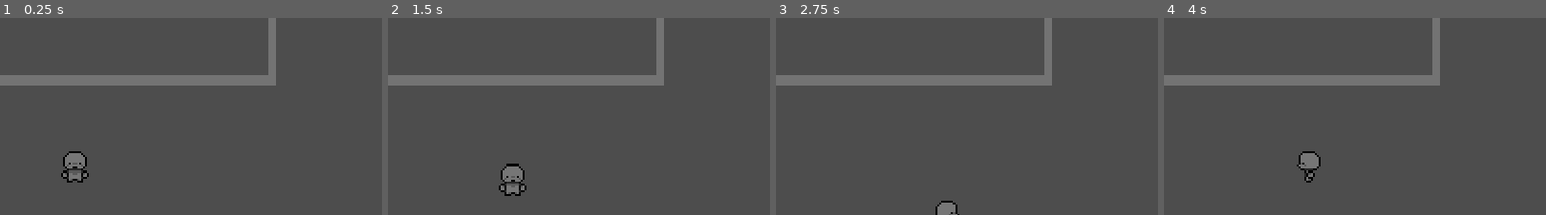
Above: before the commit, frames 1-4 (left to right).
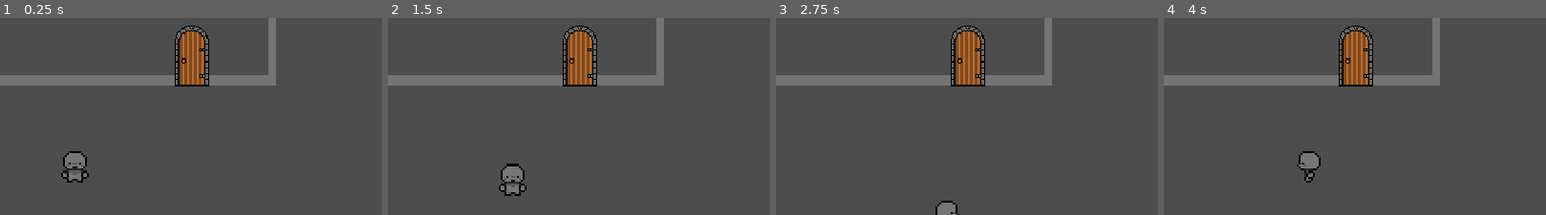
Above: after the commit, the same moments.

Repository: DubiousDuck/Manny-Takes-on-Upper-Management
Game: Godot game, scene res://overworld/sample_overworld.tscn
The game is run twice, just before and just after one commit, with the same random seed, the same clock (stepped at 60 frames per second) and the same inputs. This scene is started directly instead of the project's main scene.
Inputs (mouse positions are % of the whole screen's width and height, from its top left):
- Up to frame 1 (0.25 s): no input
- Up to frame 2 (1.5 s): tap Enter (ui_accept) at 0.5, 0.6, 0.77, 1.07 s; move the mouse to (72, 49) at 0.52 s; hold Right (ui_right) 0.53-1.28 s; click (72, 49) at 0.67 s; move the mouse to (30, 60) at 1.27 s; hold Down (ui_down) from 1.28 s (still down); click (30, 60) at 1.35 s
- Up to frame 3 (2.75 s): tap Enter (ui_accept) at 1.52, 1.55, 1.82, 2.1 s; move the mouse to (60, 30) at 2.02 s; release Down (ui_down) at 2.03 s; hold Right (ui_right) from 2.03 s (still down)
- Up to frame 4 (4 s): move the mouse to (45, 76) at 2.77 s; release Right (ui_right) at 2.78 s; hold Up (ui_up) 2.78-3.53 s; click (45, 76) at 2.85 s; tap Enter (ui_accept) at 3.02, 3.05, 3.32, 3.6, 3.77 s; move the mouse to (80, 70) at 3.52 s; hold Left (ui_left) from 3.53 s (still down)
The pictures show only the part of the screen within x 13-63%, y 44-94%; the shares and areas given below are measured in that part.

The runs differ from the first frame. In frame 1, 2.6% of the frame differs, in the area x 45-55%, y 3-35%; in frame 2, 2.6%; in frame 3, 2.6%; in frame 4, 2.6%.

Commit message:
basic overworld mechanic

Diff:
--- /dev/null
+++ b/Global/global.gd
@@ -0,0 +1,13 @@
+extends Node
+
+## Global script with utility functions
+
+# Overworld
+var _last_overworld: String = ""
+
+func set_last_overworld(file_name: String):
+	#TODO: check if the file_name is a valid scene path
+	_last_overworld = file_name
+
+func get_last_overworld() -> String:
+	return _last_overworld
--- /dev/null
+++ b/overworld/door.gd
@@ -0,0 +1,8 @@
+extends Interactable
+
+class_name Door
+
+@export_file("*.tscn") var scene_to_go
+
+func _interact_call_back():
+	get_tree().change_scene_to_file(scene_to_go)
--- /dev/null
+++ b/overworld/interactable.gd
@@ -0,0 +1,25 @@
+extends Area2D
+
+## A generic class for all interactable items/areas/npcs
+class_name Interactable
+
+var is_in_range: bool = false
+
+## virtual function that should be customized by each inherited class
+func _interact_call_back():
+	pass
+
+func _input(event):
+	if Input.is_action_just_pressed("ui_accept") and is_in_range:
+		_interact_call_back()
+
+func _on_body_entered(body):
+	# highlight sprite when player entered
+	if body is Player:
+		$Sprite2D.modulate = Color(0.5, 0.5, 0.5)
+		is_in_range = true
+
+func _on_body_exited(body):
+	if body is Player:
+		$Sprite2D.modulate = Color(1, 1, 1)
+		is_in_range = false
--- /dev/null
+++ b/overworld/overworld.gd
@@ -0,0 +1,8 @@
+extends Node2D
+
+## General class for any overworld
+class_name Overworld
+
+func _ready():
+	#make the game remember this is the last overworld loaded
+	Global.set_last_overworld(get_tree().current_scene.scene_file_path)
--- a/overworld/sample_overworld.tscn
+++ b/overworld/sample_overworld.tscn
@@ -1,6 +1,9 @@
-[gd_scene load_steps=5 format=3 uid="uid://bl3rxfaj4snxv"]
+[gd_scene load_steps=9 format=3 uid="uid://bl3rxfaj4snxv"]
 
 [ext_resource type="PackedScene" uid="uid://vjjenmk6qvnq" path="res://overworld/Player.tscn" id="1_i2n66"]
+[ext_resource type="Script" path="res://overworld/overworld.gd" id="1_o2m1g"]
+[ext_resource type="Script" path="res://overworld/door.gd" id="2_igj1o"]
+[ext_resource type="Texture2D" uid="uid://coy382quxt11e" path="res://assets/door.png" id="2_yeq1s"]
 
 [sub_resource type="RectangleShape2D" id="RectangleShape2D_ytewl"]
 size = Vector2(561.75, 15)
@@ -11,7 +14,11 @@
 [sub_resource type="RectangleShape2D" id="RectangleShape2D_pulr4"]
 size = Vector2(306.75, 15)
 
+[sub_resource type="CircleShape2D" id="CircleShape2D_dktft"]
+radius = 42.107
+
 [node name="SampleOverworld" type="Node2D"]
+script = ExtResource("1_o2m1g")
 
 [node name="RoomLayout" type="Node2D" parent="."]
 
@@ -78,3 +85,20 @@
 
 [node name="Camera2D" type="Camera2D" parent="."]
 position = Vector2(580, 325)
+
+[node name="Door" type="Area2D" parent="."]
+position = Vector2(436, 324)
+script = ExtResource("2_igj1o")
+scene_to_go = "res://stages/demo_field.tscn"
+
+[node name="CollisionShape2D" type="CollisionShape2D" parent="Door"]
+position = Vector2(2, 48)
+shape = SubResource("CircleShape2D_dktft")
+
+[node name="Sprite2D" type="Sprite2D" parent="Door"]
+position = Vector2(3, 11)
+scale = Vector2(0.15, 0.15)
+texture = ExtResource("2_yeq1s")
+
+[connection signal="body_entered" from="Door" to="Door" method="_on_body_entered"]
+[connection signal="body_exited" from="Door" to="Door" method="_on_body_exited"]
--- a/project.godot
+++ b/project.godot
@@ -18,6 +18,7 @@
 [autoload]
 
 EventBus="*res://Global/event_bus.gd"
+Global="*res://Global/global.gd"
 HexNavi="*res://addons/hex_grid_nav/hexagon_navigation.gd"
 
 [display]
--- a/ui/battle_outcome.gd
+++ b/ui/battle_outcome.gd
@@ -3,7 +3,6 @@
 class_name BattleOutcome
 
 @onready var label = $Label #Not ready yet when init() is called?
-@onready var button = $Button
 
 func init(result: int):
 	match result:
@@ -17,6 +16,10 @@
 func display():
 	get_tree().paused = true
 
-func _on_button_pressed():
+func _on_play_again_pressed():
 	get_tree().paused = false
 	get_tree().reload_current_scene()
+
+func _on_previous_scene_pressed():
+	get_tree().paused = false
+	get_tree().change_scene_to_file(Global.get_last_overworld())
--- a/ui/battle_outcome.tscn
+++ b/ui/battle_outcome.tscn
@@ -39,20 +39,29 @@
 horizontal_alignment = 1
 vertical_alignment = 1
 
-[node name="Button" type="Button" parent="."]
+[node name="HBoxContainer" type="HBoxContainer" parent="."]
 layout_mode = 1
-anchors_preset = 8
-anchor_left = 0.5
+anchors_preset = 14
 anchor_top = 0.5
-anchor_right = 0.5
+anchor_right = 1.0
 anchor_bottom = 0.5
-offset_left = -169.0
-offset_top = 11.0
-offset_right = 169.0
-offset_bottom = 108.0
+offset_bottom = 121.0
 grow_horizontal = 2
 grow_vertical = 2
+theme_override_constants/separation = 50
+alignment = 1
+
+[node name="PlayAgain" type="Button" parent="HBoxContainer"]
+custom_minimum_size = Vector2(300, 0)
+layout_mode = 2
 theme_override_font_sizes/font_size = 45
 text = "Play Again"
 
-[connection signal="pressed" from="Button" to="." method="_on_button_pressed"]
+[node name="PreviousScene" type="Button" parent="HBoxContainer"]
+custom_minimum_size = Vector2(300, 0)
+layout_mode = 2
+theme_override_font_sizes/font_size = 45
+text = "Return"
+
+[connection signal="pressed" from="HBoxContainer/PlayAgain" to="." method="_on_play_again_pressed"]
+[connection signal="pressed" from="HBoxContainer/PreviousScene" to="." method="_on_previous_scene_pressed"]
Binary file added: assets/door.png
Not shown, added: assets/door.png.import
Not shown, changed: .DS_Store
